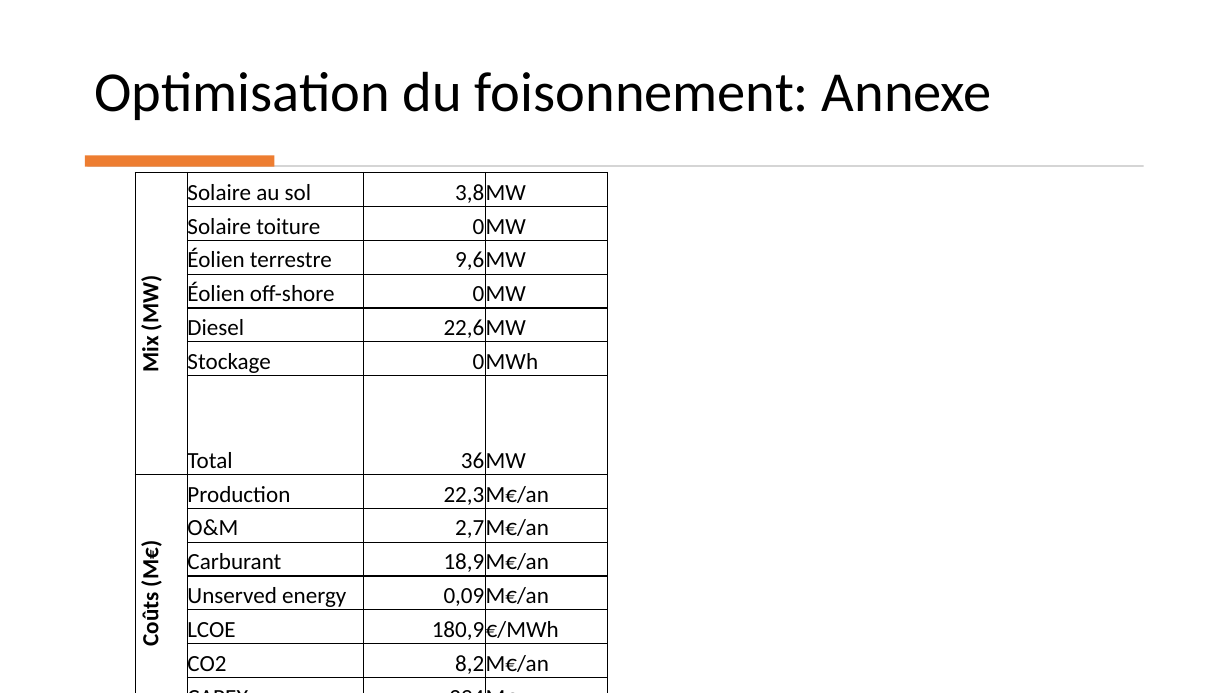
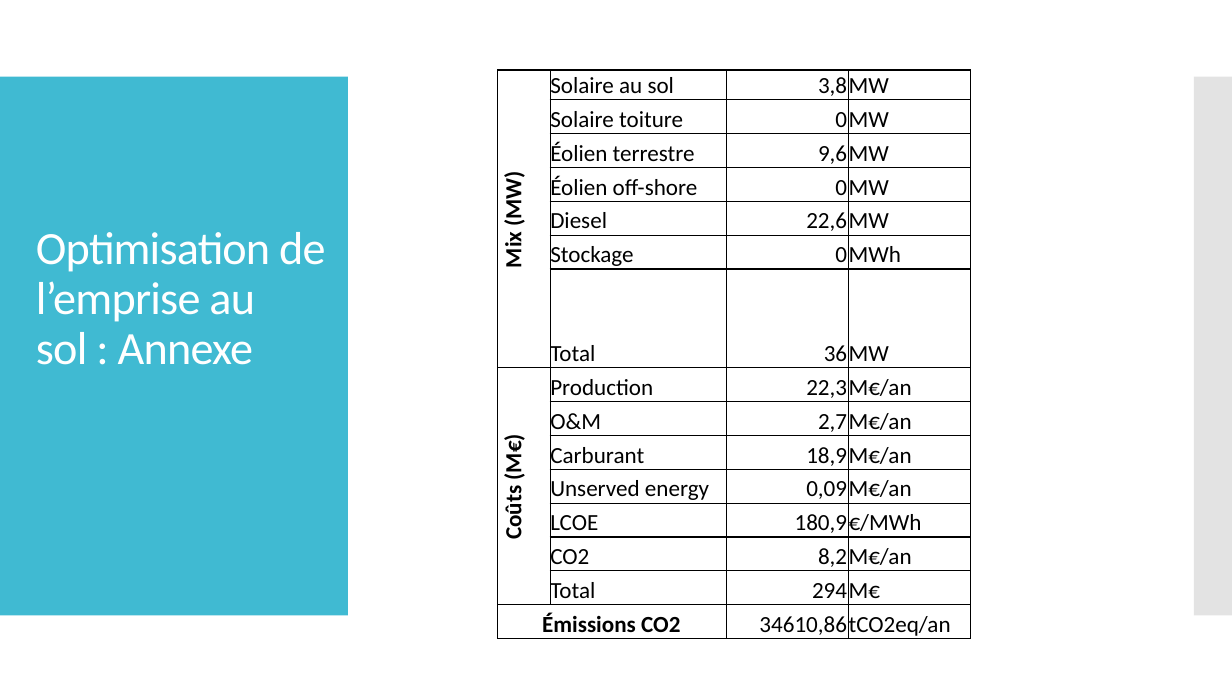
Before and after one commit to cledat/Projet-EA314, a slide deck: slide 16 of rapport.pptx (slide 19 before the commit). Drawn at 1232x693 pixels with LibreOffice and Linux fonts; fonts in the diff are those of the drawing. Boxes give left, top, right and bottom in pixels: in the first picture for what was removed or moved away, otherwise in the second. Text is boxed around its words. In the diff, an @@ line names an element or a change of style, - is before the commit and + after.

```diff
--- a/rapport.pptx
+++ b/rapport.pptx
@@ rectangle added at [0, 77, 348, 616], fill #40BAD2 @@
@@ table at [498, 70, 971, 642] @@
-row 14, column 2: CAPEX
+row 14, column 2: Total
@@ table: place and size @@
-table at [135, 173, 608, 681]
+table at [498, 70, 971, 642]
@@ rectangle added at [1194, 77, 1232, 616], fill #C8C8C8 at 50% opacity @@
@@ rectangle removed at [85, 155, 274, 166] @@
@@ rectangle removed at [88, 165, 1144, 167] @@
@@ title at [36, 232, 325, 365]: text changed; size 44 to 36 pt; text colour #000000 to #FFFFFF @@
-Optimisation du foisonnement: Annexe
+Optimisation de l’emprise au sol : Annexe
```
Also in this commit, not shown: 16 other slides changed, 3 slides removed, 1 other file.
